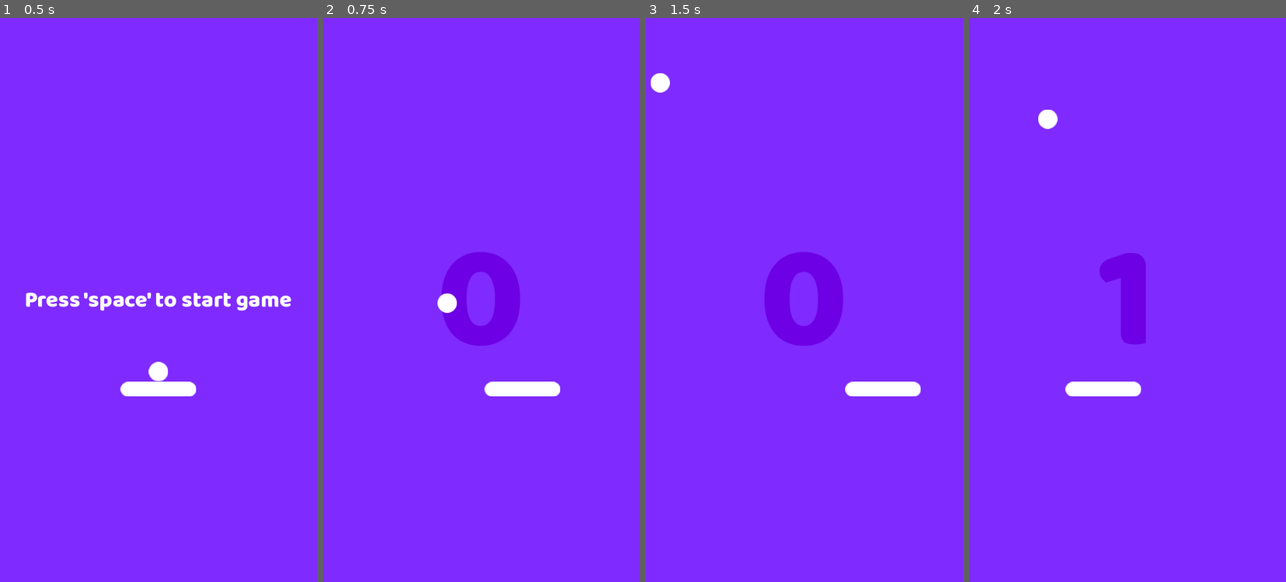
Above: before the commit, frames 1-4 (left to right).
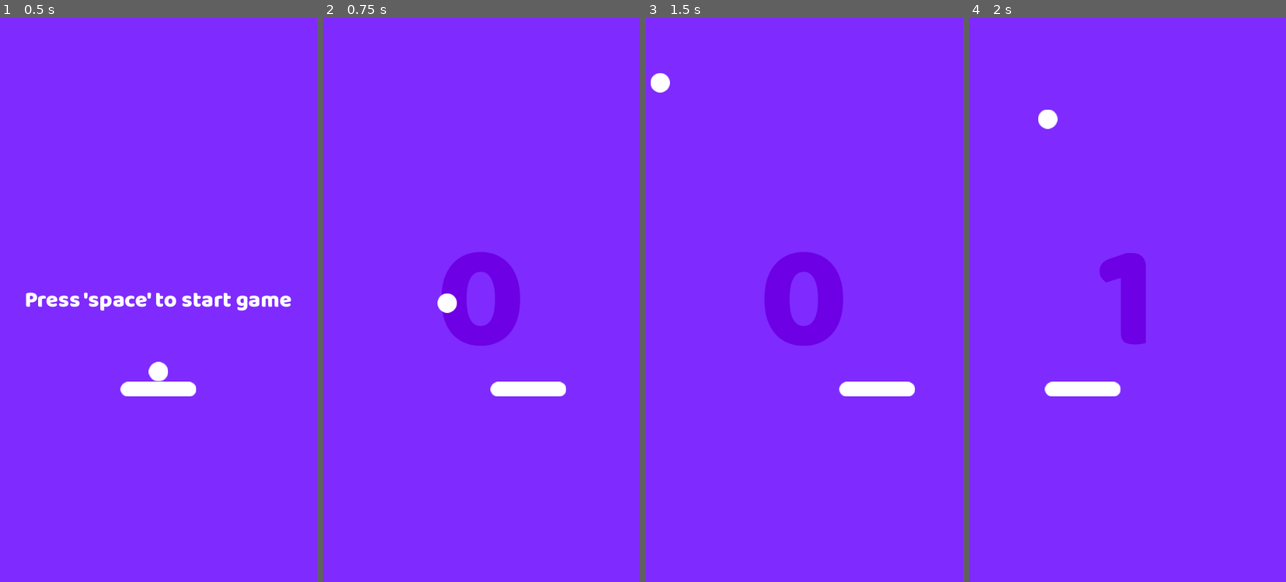
Above: after the commit, the same moments.

Repository: devmoreir4/space-pong
Game: Godot game, scene res://scenes/game.tscn
The game is run twice, just before and just after one commit, with the same random seed, the same clock (stepped at 60 frames per second) and the same inputs.
Inputs:
- Up to frame 1 (0.5 s): no input
- Up to frame 2 (0.75 s): tap Space at 0.5 s; hold Right (ui_right) from 0.53 s (still down)
- Up to frame 3 (1.5 s): tap Enter (ui_accept) at 0.77 s; release Right (ui_right) at 1.28 s; hold Left (ui_left) from 1.28 s (still down)
- Up to frame 4 (2 s): keep holding Left (ui_left); tap Enter (ui_accept) at 1.52 s

Frame 1 is identical in both runs. In frame 2, 0.1% of the frame differs, in the area x 50-77%, y 64-68%; in frame 3, 0.1%; in frame 4, 0.4%, in the area x 23-55%, y 64-68%.

Commit message:
feat: implementing random generation of asteroids

Diff:
--- /dev/null
+++ b/scenes/asteroid.tscn
@@ -0,0 +1,23 @@
+[gd_scene load_steps=4 format=3 uid="uid://bi2yquoper4ad"]
+
+[ext_resource type="Script" path="res://scripts/asteroid.gd" id="1_1f2ia"]
+[ext_resource type="Texture2D" uid="uid://crl2g43pffb28" path="res://assets/Asteroide1.png" id="1_bv1o4"]
+
+[sub_resource type="CircleShape2D" id="CircleShape2D_dgfq8"]
+radius = 45.0111
+
+[node name="Asteroid" type="Area2D"]
+script = ExtResource("1_1f2ia")
+
+[node name="Sprite2D" type="Sprite2D" parent="."]
+texture = ExtResource("1_bv1o4")
+
+[node name="CollisionShape2D" type="CollisionShape2D" parent="."]
+shape = SubResource("CircleShape2D_dgfq8")
+
+[node name="VisibleOnScreenNotifier2D" type="VisibleOnScreenNotifier2D" parent="."]
+
+[node name="TimerDelete" type="Timer" parent="."]
+
+[connection signal="screen_exited" from="VisibleOnScreenNotifier2D" to="." method="_on_visible_on_screen_notifier_2d_screen_exited"]
+[connection signal="timeout" from="TimerDelete" to="." method="_on_timer_delete_timeout"]
--- a/scenes/game.tscn
+++ b/scenes/game.tscn
@@ -43,7 +43,7 @@
 [node name="Player" parent="." instance=ExtResource("2_4ccv2")]
 position = Vector2(270, 632)
 
-[node name="Walls" type="Node" parent="."]
+[node name="Walls" type="Node2D" parent="."]
 
 [node name="TopWall" type="StaticBody2D" parent="Walls"]
 
@@ -84,4 +84,23 @@
 horizontal_alignment = 1
 vertical_alignment = 1
 
+[node name="Positions" type="Node2D" parent="."]
+
+[node name="Pos01" type="Marker2D" parent="Positions"]
+position = Vector2(-182, 75)
+
+[node name="Pos02" type="Marker2D" parent="Positions"]
+position = Vector2(-185, 307)
+
+[node name="Pos03" type="Marker2D" parent="Positions"]
+position = Vector2(684, 82)
+
+[node name="Pos04" type="Marker2D" parent="Positions"]
+position = Vector2(688, 225)
+
+[node name="TimerSpawner" type="Timer" parent="."]
+wait_time = 3.0
+autostart = true
+
 [connection signal="body_entered" from="Hole" to="." method="_on_hole_body_entered"]
+[connection signal="timeout" from="TimerSpawner" to="." method="_on_timer_spawner_timeout"]
--- /dev/null
+++ b/scripts/asteroid.gd
@@ -0,0 +1,30 @@
+extends Area2D
+
+const ASTEROID_SPEED = 140
+const ASTEROID_ROTATION_SPEED = 1.3
+const VIEWPORT_WIDTH = 540
+
+@onready var timer_delete = $TimerDelete
+
+var start_side
+
+func _ready():
+	if (global_position.x > VIEWPORT_WIDTH):
+		start_side = "right"
+	else:
+		start_side = "left"
+
+func _process(delta):
+
+	if (start_side == "right"):
+		global_position.x -= ASTEROID_SPEED * delta
+		rotation -= ASTEROID_ROTATION_SPEED * delta
+	elif  (start_side == "left"):
+		global_position.x += ASTEROID_SPEED * delta
+		rotation += ASTEROID_ROTATION_SPEED * delta
+
+func _on_visible_on_screen_notifier_2d_screen_exited():
+	timer_delete.start()
+
+func _on_timer_delete_timeout():
+	queue_free()
--- a/scripts/game.gd
+++ b/scripts/game.gd
@@ -3,6 +3,9 @@
 @onready var ball = $Ball
 @onready var label_pongs = $Pongs
 @onready var label_tutorial = $Tutorial
+@onready var positions = $Positions
+var last_position
+var asteroid_scene = preload("res://scenes/asteroid.tscn")
 
 func _process(delta):
 	if ball.started:
@@ -12,4 +15,24 @@
 	label_pongs.text = str(ball.pongs)
 
 func _on_hole_body_entered(body):
+	call_deferred("reload_scene")
+
+func reload_scene():
 	get_tree().reload_current_scene()
+
+
+func _on_timer_spawner_timeout():
+	spawn_asteroid()
+
+func spawn_asteroid():
+	if (ball.started):
+		var positions_list = positions.get_children()
+		var spawn_position = positions_list.pick_random()
+
+		if (spawn_position != last_position):
+			var asteroid_instance = asteroid_scene.instantiate()
+			asteroid_instance.global_position = spawn_position.position
+			add_child(asteroid_instance)
+			last_position = spawn_position
+		else:
+			spawn_asteroid()
--- a/scripts/player.gd
+++ b/scripts/player.gd
@@ -1,6 +1,6 @@
 extends CharacterBody2D
 
-const SPEED = 350.0
+const SPEED = 400.0
 
 var ball
 
